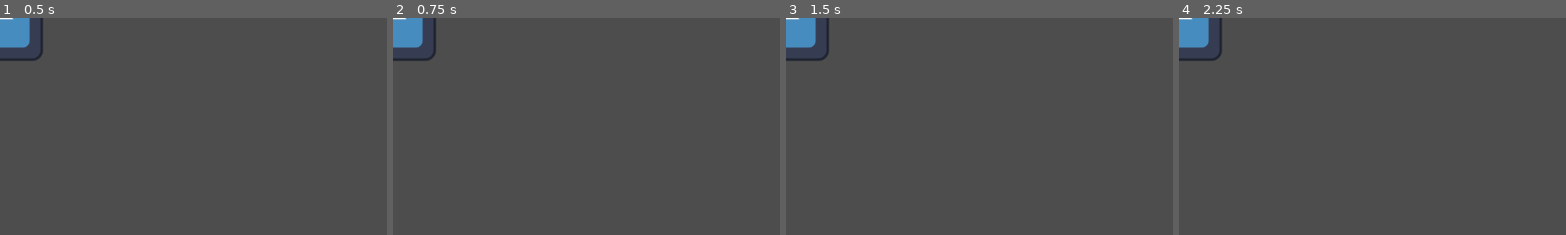
Above: before the commit, frames 1-4 (left to right).
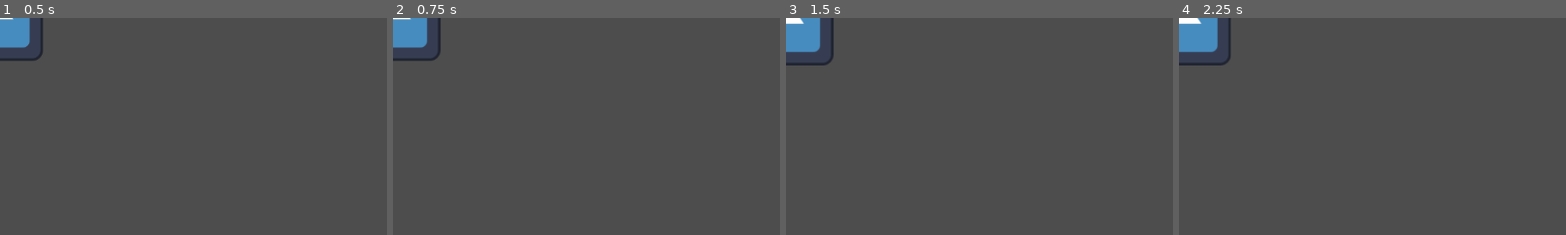
Above: after the commit, the same moments.

Repository: Travisbui/Practice2
Game: Godot game, scene res://player.tscn
Two runs of this game, one before a commit and one after it. Both use one fixed random seed, a clock stepped at 60 frames per second and the inputs below. This scene is started directly instead of the project's main scene. The engine's default icon, where the game draws it, is replaced by a stand-in: a white triangle on a blue panel in a dark square.
Inputs:
- Up to frame 1 (0.5 s): no input
- Up to frame 2 (0.75 s): tap Enter at 0.5 s; hold D (move_right) from 0.53 s (still down)
- Up to frame 3 (1.5 s): tap Space at 1.25 s; release D (move_right) at 1.28 s; hold S (move_down) from 1.28 s (still down)
- Up to frame 4 (2.25 s): tap Enter at 2 s; release S (move_down) at 2.03 s; hold D (move_right) from 2.03 s (still down)
The pictures show only the part of the screen within x 0-50%, y 0-50%; the shares and areas given below are measured in that part.

Frame 1 is identical in both runs. In frame 2, 0.4% of the frame differs, in the area x 3-13%, y 0-20%; in frame 3, 1.0%; in frame 4, 1.2%, in the area x 0-14%, y 0-22%.
Error before the commit: Parse Error: Expected ":" after "if" condition. (res://Player.gd:7)

Commit message:
commit #3

Diff:
--- a/Player.gd
+++ b/Player.gd
@@ -3,8 +3,15 @@
 @export var speed = 400
 
 func _process(delta):
-	velocity = Vector2.ZERO()
-	if Input.is_action_just_pressed("move_left")
+	var velocity = Vector2.ZERO
+	if Input.is_action_just_pressed("move_left"):
 		velocity.x -= 1
-	if Input.is_action_just_pressed("move_right")
+	if Input.is_action_just_pressed("move_right"):
 		velocity.x += 1
+	if Input.is_action_just_pressed("move_up"):
+		velocity.y -= 1
+	if Input.is_action_just_pressed("move_down"):
+		velocity.y += 1
+	if velocity.length() > 0:
+		velocity = velocity.normalized() * speed
+	position += velocity * delta
--- /dev/null
+++ b/enemy.tscn
@@ -0,0 +1,17 @@
+[gd_scene load_steps=3 format=3 uid="uid://bgqjxj63pvy4l"]
+
+[ext_resource type="Texture2D" uid="uid://clwpo83yorvtm" path="res://enemy.png" id="1_5f3ek"]
+
+[sub_resource type="CircleShape2D" id="CircleShape2D_grchm"]
+radius = 226.179
+
+[node name="Enemy" type="RigidBody2D"]
+gravity_scale = 2.66454e-15
+
+[node name="Sprite2D" type="Sprite2D" parent="."]
+position = Vector2(607, 28)
+texture = ExtResource("1_5f3ek")
+
+[node name="CollisionShape2D" type="CollisionShape2D" parent="."]
+position = Vector2(643, 25)
+shape = SubResource("CircleShape2D_grchm")
